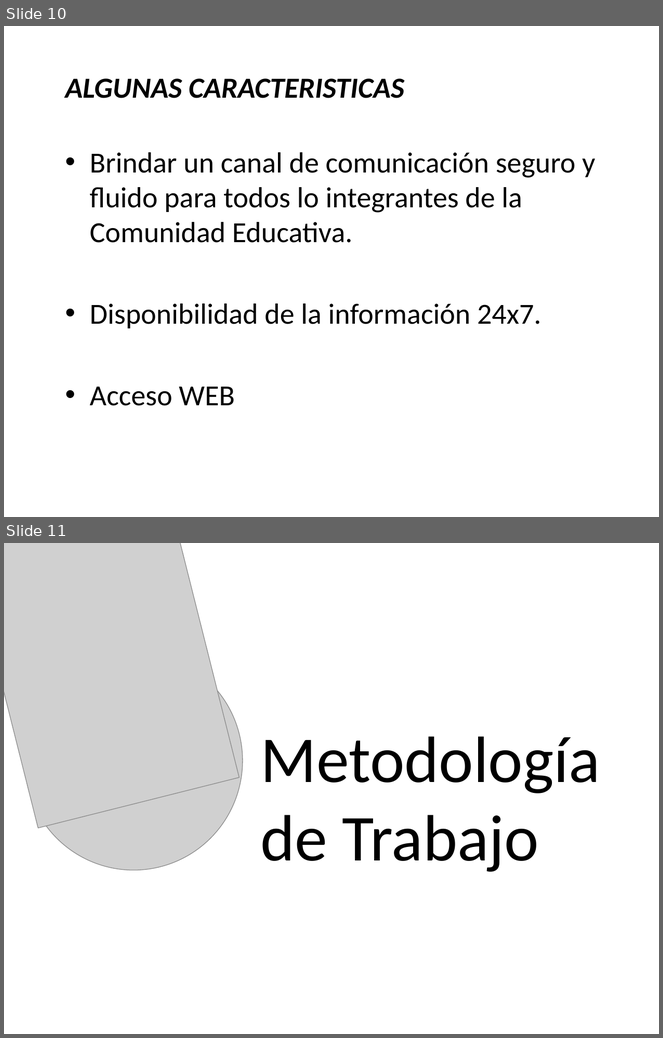
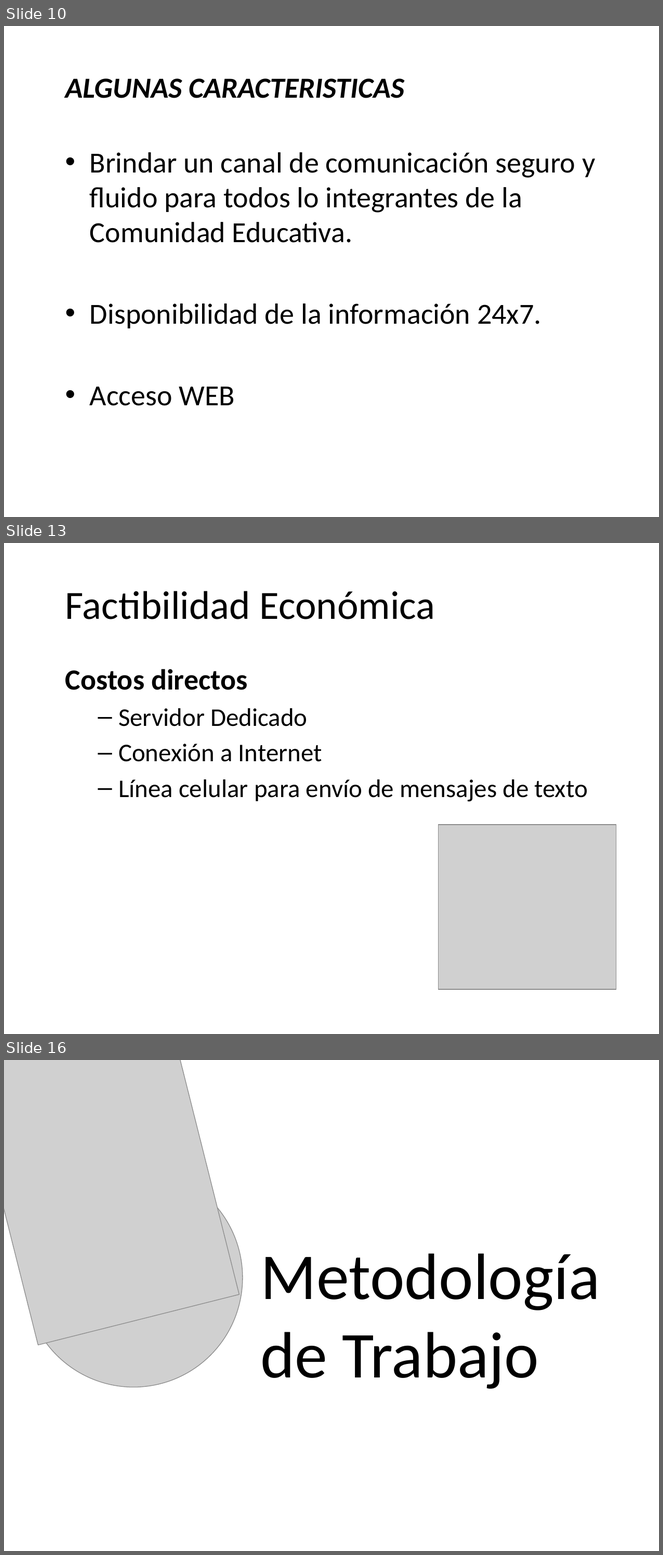
Before and after one commit to martinherr3/blpm, a slide deck: Docs/01-Relevamiento Inicial/Presentacion/PrimeraExposicion - Resumida.pptx. Shown one above the other, each under a label of ours: slides 10 and 11 before the commit, slides 10, 13 and 16 after it; the slides between them are not shown. The pictures are 663x1038 and 663x1555 pixels, drawn with LibreOffice and Linux fonts; fonts in the diff are those of the drawing; grey boxes stand for pictures; background and template pictures are left out. Boxes give left, top, right and bottom in pixels: in the first picture for what was removed or moved away, otherwise in the second. Text is boxed around its words. In the diff, an @@ line names an element or a change of style, - is before the commit and + after.

```diff
--- a/Docs/01-Relevamiento Inicial/Presentacion/PrimeraExposicion - Resumida.pptx
+++ b/Docs/01-Relevamiento Inicial/Presentacion/PrimeraExposicion - Resumida.pptx
@@ slide 13 added at (4,543,659,1034), background picture (left out) @@
@@ title added at (65,591,436,619), 44 pt, text #000000 @@
+Factibilidad Económica
@@ text added at (65,669,588,802), 28 pt, text #000000 @@
+Costos directos
+  – Servidor Dedicado
+  – Conexión a Internet
+  – Línea celular para envío de mensajes de texto
@@ picture added at (438,825,616,990) @@
@@ what was slide 11 is now slide 16 @@
```
Also in this commit, not shown: 7 slides changed, 5 other slides added, 1 slide removed.
